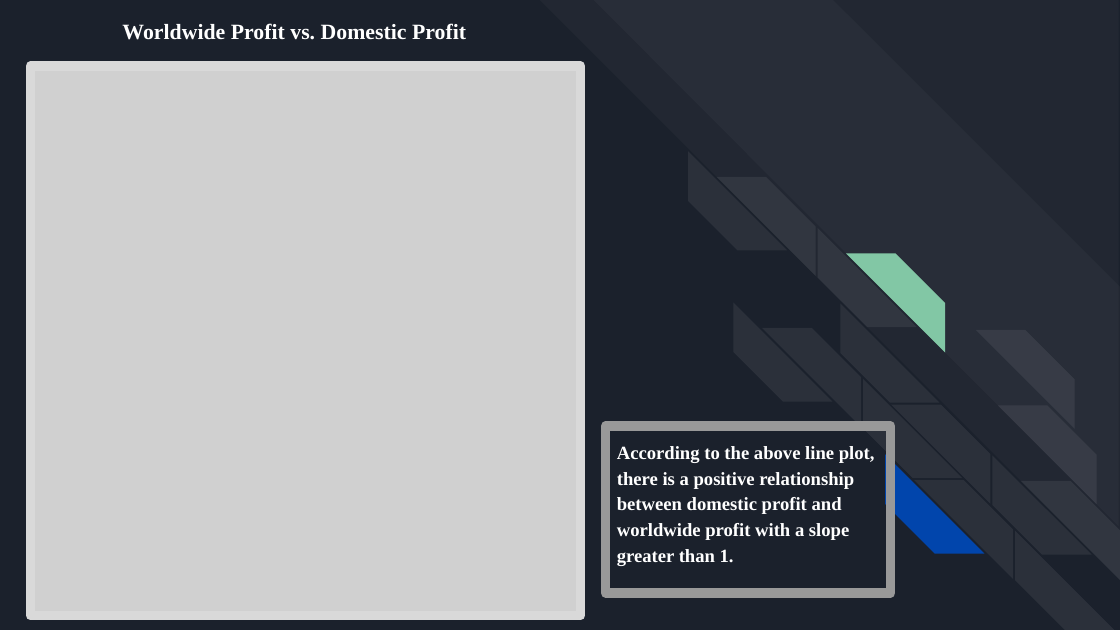
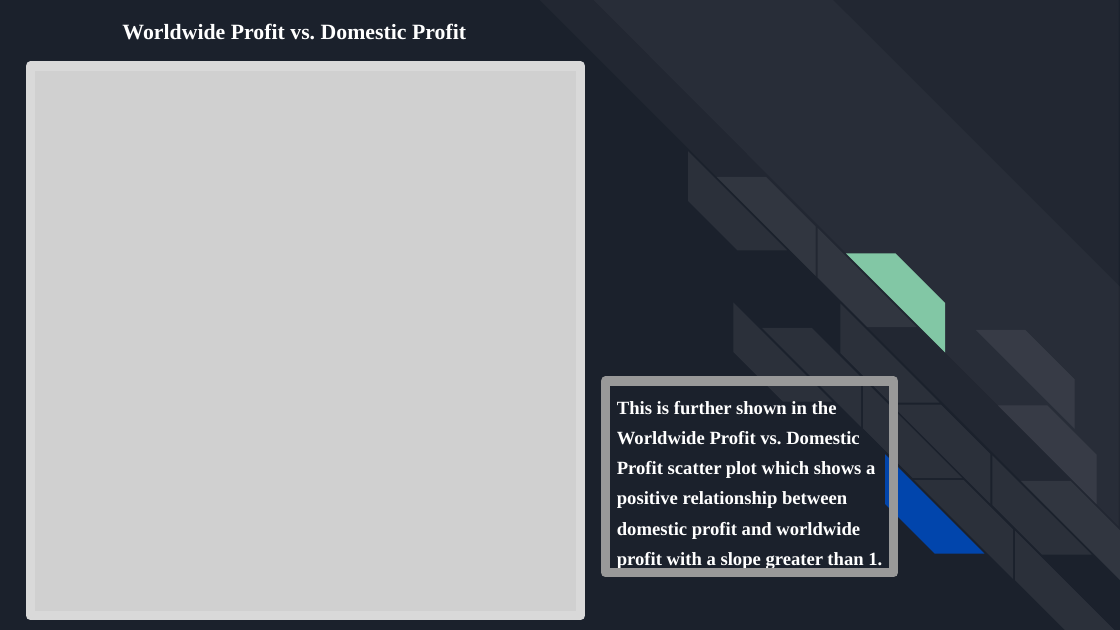
Before and after one commit to luaymatalka/movie-industry---exploratory-data-analysis, a slide deck: slide 3 of reports/presentation.pptx (slide 2 before the commit). Drawn at 1120x630 pixels with LibreOffice and Linux fonts; fonts in the diff are those of the drawing; grey boxes stand for pictures. Boxes give left, top, right and bottom in pixels: in the first picture for what was removed or moved away, otherwise in the second. Text is boxed around its words. In the diff, an @@ line names an element or a change of style, - is before the commit and + after.

```diff
--- a/reports/presentation.pptx
+++ b/reports/presentation.pptx
@@ rectangle: place and size @@
-rectangle at [606, 426, 892, 592]
+rectangle at [606, 381, 894, 572]
@@ text at [617, 401, 882, 570]: text changed @@
-According to the above line plot, there is a positive relationship between domestic profit and worldwide profit with a slope greater than 1.
+This is further shown in the Worldwide Profit vs. Domestic Profit scatter plot which shows a positive relationship between domestic profit and worldwide profit with a slope greater than 1.
```
Also in this commit, not shown: 2 other slides changed, 2 slides added.
